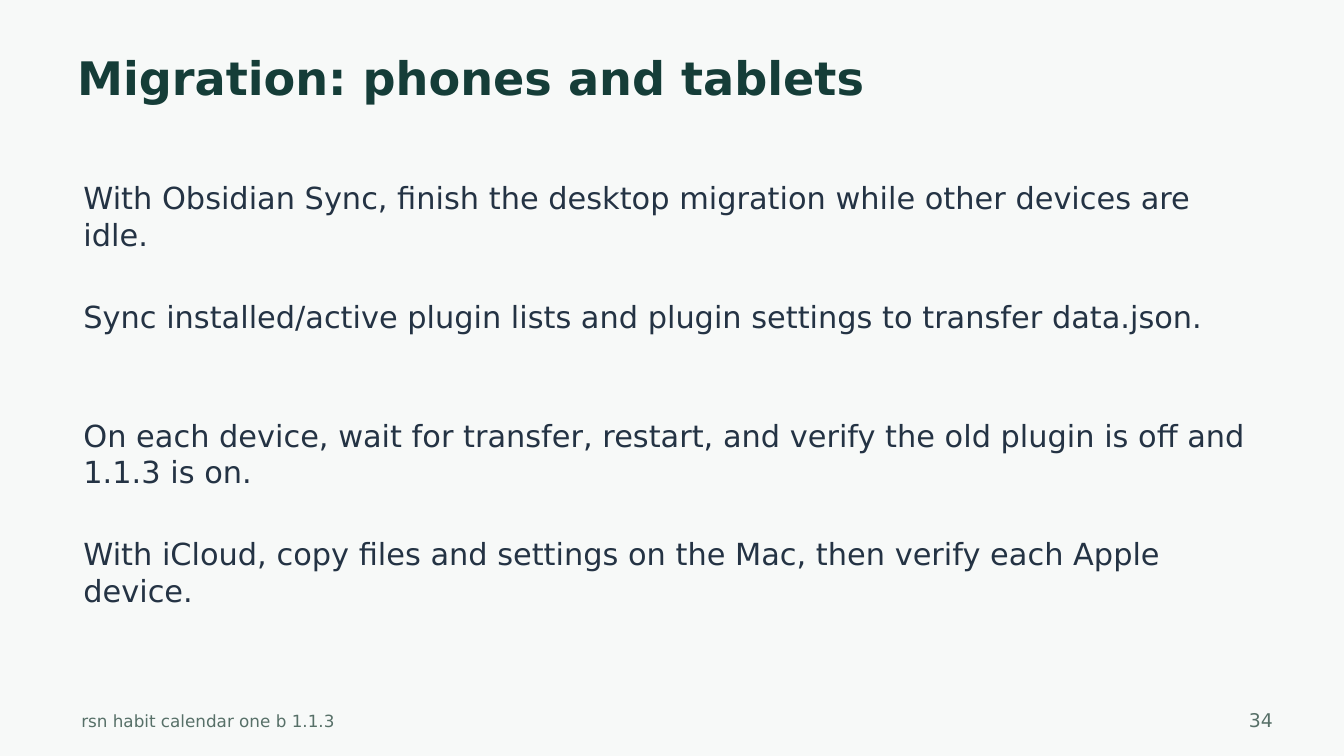
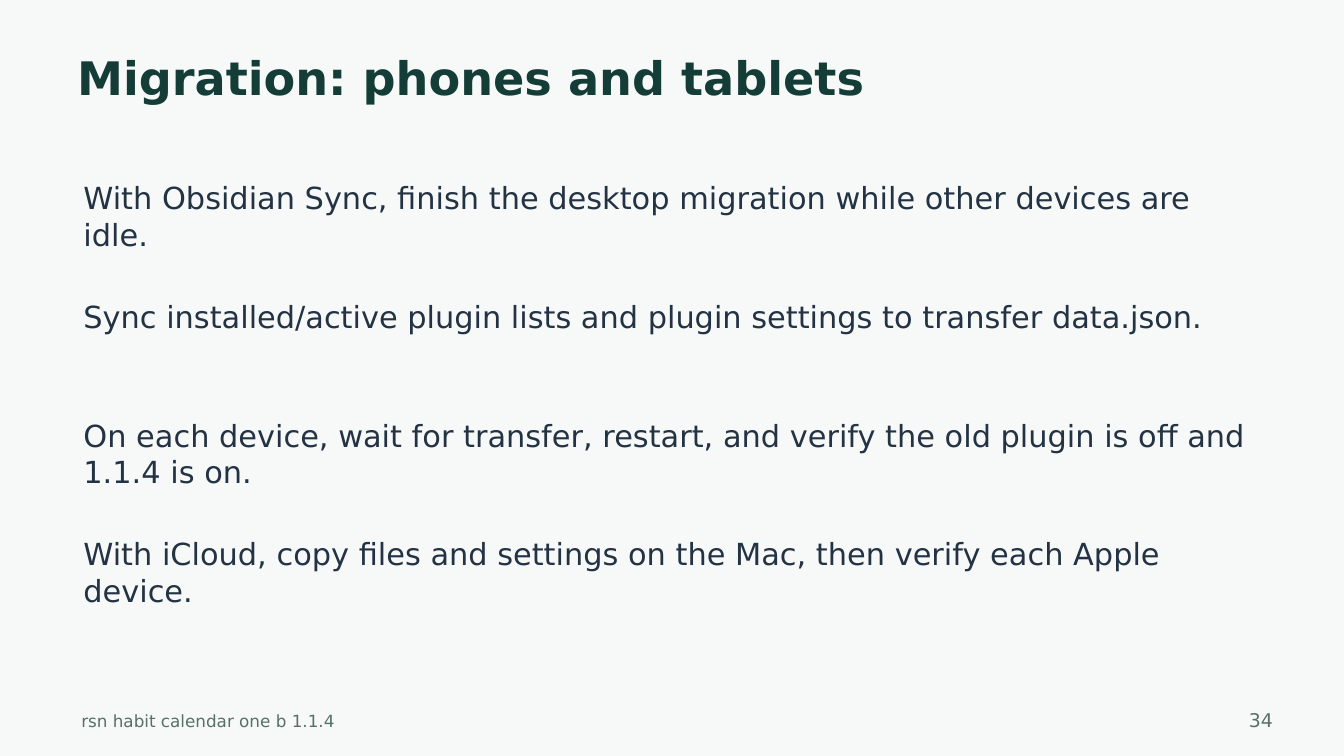
Before and after one commit to harharhari/rsn-habit-tracker-obsidian-plugin, a slide deck: slide 34 of docs/rsn-habit-calendar-one-b-tutorial.pptx. Drawn at 1344x756 pixels with LibreOffice and Linux fonts; fonts in the diff are those of the drawing. Boxes give left, top, right and bottom in pixels: in the first picture for what was removed or moved away, otherwise in the second. Text is boxed around its words. In the diff, an @@ line names an element or a change of style, - is before the commit and + after.

```diff
--- a/docs/rsn-habit-calendar-one-b-tutorial.pptx
+++ b/docs/rsn-habit-calendar-one-b-tutorial.pptx
@@ text at (83, 424, 1244, 484): text changed @@
-On each device, wait for transfer, restart, and verify the old plugin is off and 1.1.3 is on.
+On each device, wait for transfer, restart, and verify the old plugin is off and 1.1.4 is on.
@@ text at (81, 714, 335, 727): text changed @@
-rsn habit calendar one b 1.1.3
+rsn habit calendar one b 1.1.4
```
Also in this commit, not shown: 37 other slides changed, 26 other files.
